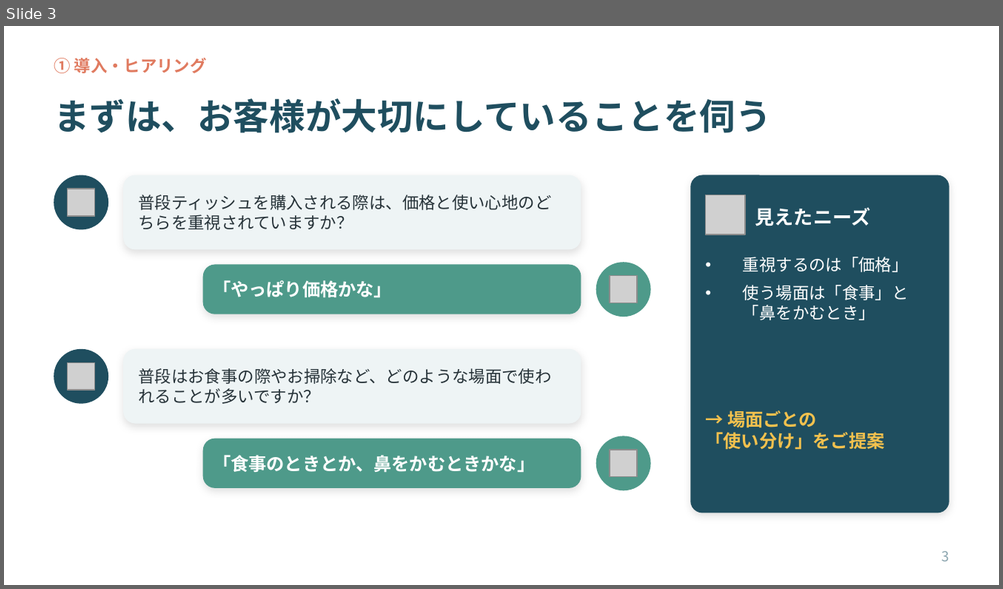
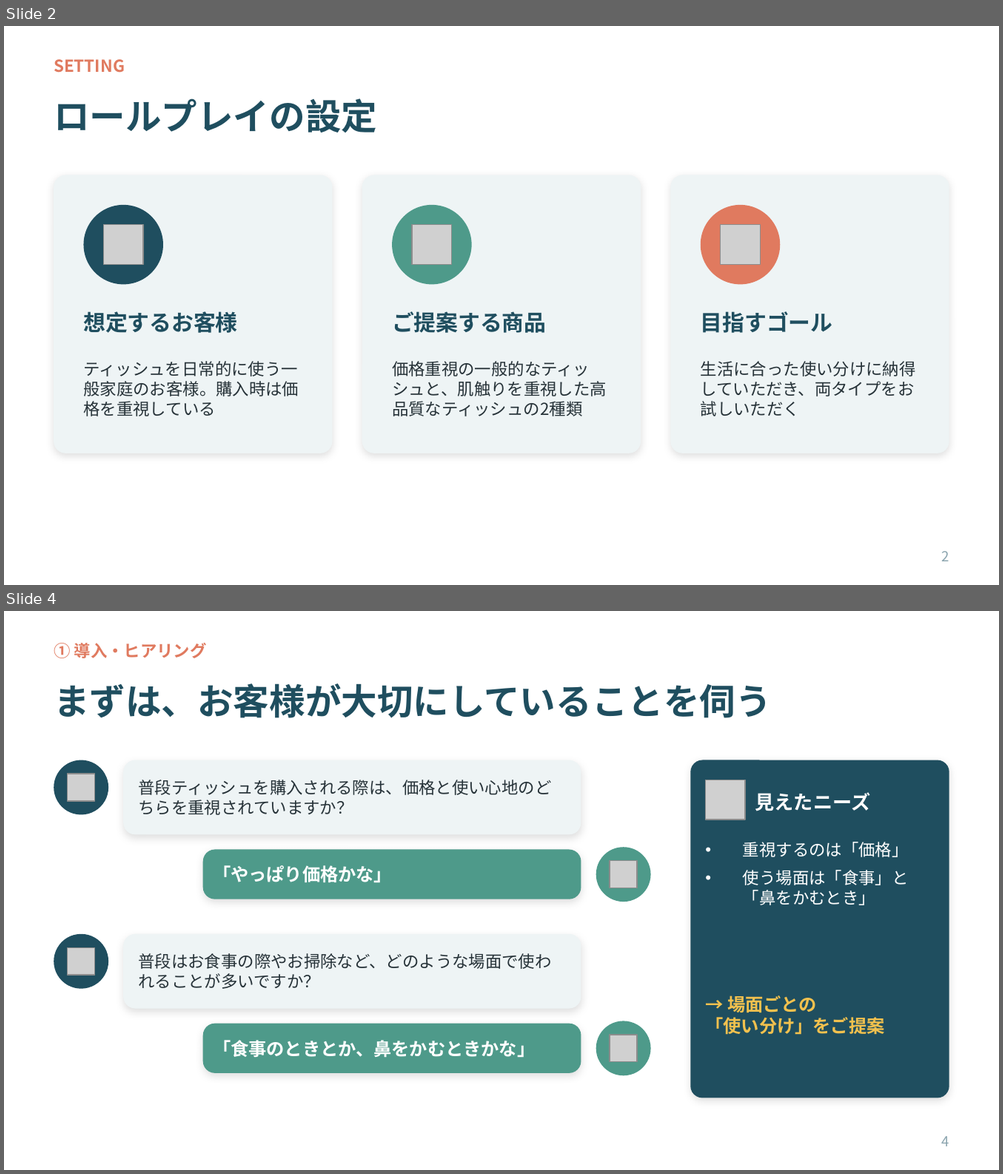
Before and after one commit to ha19870907-a11y/turbo-disco, a slide deck: tissue_sales_roleplay.pptx. Shown one above the other, each under a label of ours: slide 3 before the commit, slides 2 and 4 after it; the slides between them are not shown. The pictures are 1003x589 and 1003x1174 pixels, drawn with LibreOffice and Linux fonts; fonts in the diff are those of the drawing; grey boxes stand for pictures. Boxes give left, top, right and bottom in pixels: in the first picture for what was removed or moved away, otherwise in the second. Text is boxed around its words. In the diff, an @@ line names an element or a change of style, - is before the commit and + after.

```diff
--- a/tissue_sales_roleplay.pptx
+++ b/tissue_sales_roleplay.pptx
@@ slide 2 added at (x1=4, y1=26, x2=999, y2=585), background #FFFFFF @@
@@ text added at (x1=54, y1=59, x2=125, y2=73), 12 pt, text #E07A5F, bold @@
+SETTING
@@ title added at (x1=54, y1=99, x2=377, y2=133), 26 pt, text #1F4E5F, bold @@
+ロールプレイの設定
@@ rounded rectangle added at (x1=54, y1=175, x2=333, y2=454), fill #EEF4F5 @@
@@ rounded rectangle added at (x1=362, y1=175, x2=640, y2=454), fill #EEF4F5 @@
@@ rounded rectangle added at (x1=670, y1=175, x2=949, y2=454), fill #EEF4F5 @@
@@ ellipse added at (x1=84, y1=205, x2=163, y2=284), fill #1F4E5F @@
@@ picture added at (x1=103, y1=225, x2=143, y2=265) @@
@@ ellipse added at (x1=392, y1=205, x2=472, y2=284), fill #4E9A8A @@
@@ picture added at (x1=412, y1=225, x2=452, y2=265) @@
@@ ellipse added at (x1=700, y1=205, x2=780, y2=284), fill #E07A5F @@
@@ picture added at (x1=720, y1=225, x2=760, y2=265) @@
@@ text added at (x1=83, y1=312, x2=237, y2=333), 16 pt, text #1F4E5F, bold @@
+想定するお客様
@@ text added at (x1=392, y1=312, x2=546, y2=333), 16 pt, text #1F4E5F, bold @@
+ご提案する商品
@@ text added at (x1=700, y1=312, x2=833, y2=333), 16 pt, text #1F4E5F, bold @@
+目指すゴール
@@ text added at (x1=83, y1=361, x2=299, y2=417), 12 pt, text #263238 @@
+ティッシュを日常的に使う一般家庭のお客様。購入時は価格を重視している
@@ text added at (x1=392, y1=361, x2=606, y2=417), 12 pt, text #263238 @@
+価格重視の一般的なティッシュと、肌触りを重視した高品質なティッシュの2種類
@@ text added at (x1=700, y1=361, x2=916, y2=417), 12 pt, text #263238 @@
+生活に合った使い分けに納得していただき、両タイプをお試しいただく
@@ page number added at (x1=942, y1=551, x2=949, y2=562), 10 pt, text #8AA4AE @@
+2
@@ what was slide 3 is now slide 4 @@
@@ page number at (x1=942, y1=1136, x2=949, y2=1147): text changed @@
-3
+4
```
Also in this commit, not shown: 2 slides changed, 1 other slide added.
